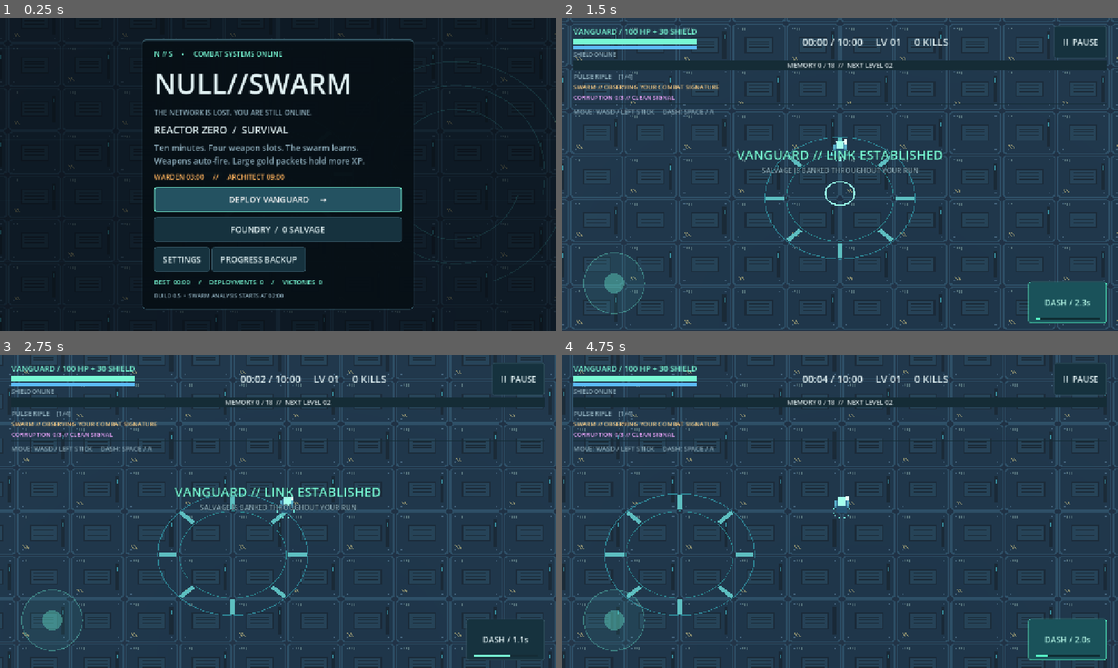
Above: before the commit, frames 1-4 (two rows, left to right).
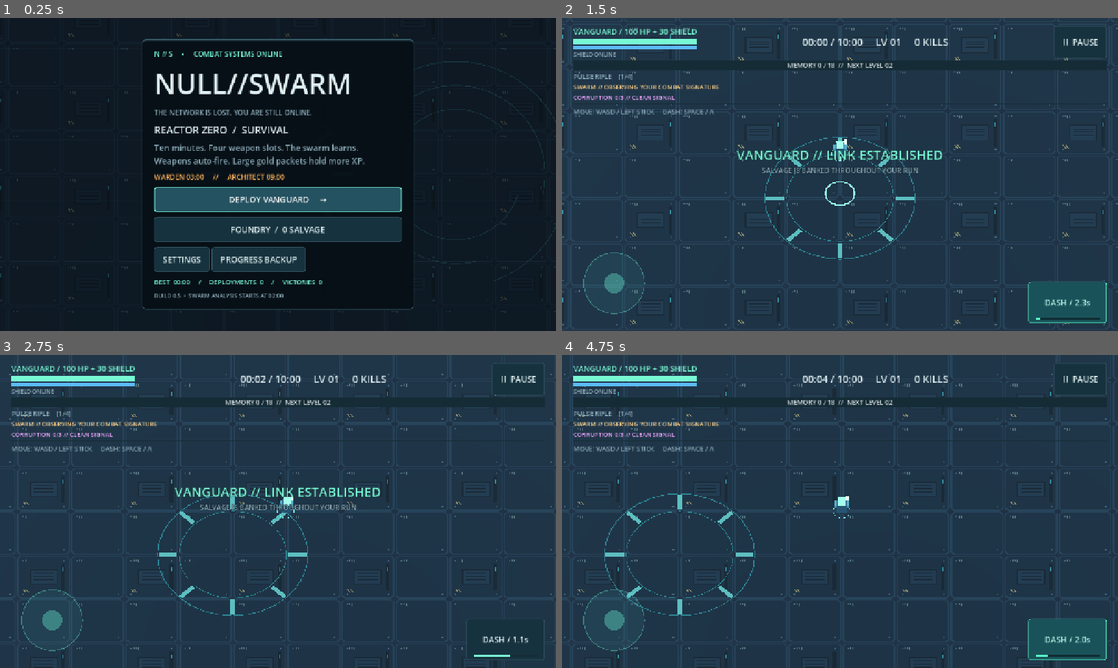
Above: after the commit, the same moments.

Repository: jplopez21-crypto/NULL-SWARM
Game: Godot game, scene res://scenes/main.tscn
Same seed, same stepped clock (60 frames per second), same inputs: the game is played once before the commit and once after it.
Inputs (mouse positions are in pixels of both pictures, inside the frame that each line leads up to):
- Up to frame 1 (0.25 s): no input
- Up to frame 2 (1.5 s): click "DEPLOY VANGUARD →" at 0.5 s; click "DASH / READY" at 1.25 s
- Up to frame 3 (2.75 s): tap Enter at 2 s; move the mouse to (400, 495) at 2.02 s; hold D (move_right) from 2.03 s (still down); hold Space (dash) from 2.03 s (still down); click (400, 495) at 2.17 s
- Up to frame 4 (4.75 s): release D (move_right) at 2.75 s; release Space (dash) at 2.75 s; drag from (728, 527) to (812, 574) at 2.77 s; move the mouse to (895, 442) at 3.52 s; hold D (move_right) 3.53-4.25 s; hold Space (dash) 3.53-4.25 s; click "DASH / READY" at 4.25 s

The runs differ from the first frame. In frame 1, 0.3% of the frame differs, in the area x 0-100%, y 4-98%; in frame 2, 0.6%, in the area x 0-100%, y 3-99%; in frame 3, 0.6%; in frame 4, 0.6%.

Commit message:
Reduce deck pattern density and seam contrast after rendered review

Diff:
--- a/environments/deck_panels.gd
+++ b/environments/deck_panels.gd
@@ -23,18 +23,21 @@
 	var inner: Array[Vector3] = outline(2.31, 0.22, 0.035)
 	for i in range(8):
 		var next: int = (i + 1) % 8
-		quad(tool, outer[i], outer[next], inner[next], inner[i], Color("243640"))
-		triangle(tool, Vector3(0, 0.035, 0), inner[i], inner[next], Color("14232d"))
-	# Recessed service hatch and three wide, low-contrast ventilation slots.
-	rect(tool, Vector2(-1.3, -0.9), Vector2(2.6, 1.8), 0.037, Color("0d1820"))
-	rect(tool, Vector2(-1.18, -0.78), Vector2(2.36, 1.56), 0.039, Color("1c2d36"))
-	for i in range(3):
-		rect(tool, Vector2(-0.9, -0.48 + i * 0.35), Vector2(1.8, 0.12), 0.041, Color("0b161d"))
+		quad(tool, outer[i], outer[next], inner[next], inner[i], Color("1c2d37"))
+		triangle(tool, Vector3(0, 0.035, 0), inner[i], inner[next], Color("12212a"))
+	if key == 1:
+		# Recessed service hatches appear on just one panel in four in the arena.
+		rect(tool, Vector2(-1.3, -0.9), Vector2(2.6, 1.8), 0.037, Color("0d1820"))
+		rect(tool, Vector2(-1.18, -0.78), Vector2(2.36, 1.56), 0.039, Color("182832"))
+		for i in range(3):
+			rect(tool, Vector2(-0.9, -0.48 + i * 0.35), Vector2(1.8, 0.12), 0.041, Color("0b161d"))
 	# Fastener marks stay broad enough to avoid a field of subpixel highlights.
 	for x in [-1.9, 1.9]:
 		for z in [-1.9, 1.9]:
+			if key == 0 and x != z:
+				continue
 			rect(tool, Vector2(x - 0.06, z - 0.06), Vector2(0.12, 0.12), 0.037, Color("394650"))
-	for i in range(3):
+	for i in range(2 if key == 0 else 3):
 		rect(tool, Vector2(-1.7 + i * 0.2, -2.0), Vector2(0.09, 0.22 + i * 0.06), 0.037, Color("48514f"))
 	if key == 1:
 		# A second service layout breaks up repetition without a checkerboard tint.
--- a/environments/reactor_arena.gd
+++ b/environments/reactor_arena.gd
@@ -14,11 +14,12 @@
 		var batch := MultiMesh.new()
 		batch.transform_format = MultiMesh.TRANSFORM_3D
 		batch.mesh = DECK_PANELS.mesh(parity)
-		batch.instance_count = 200
+		batch.instance_count = 300 if parity == 0 else 100
 		var idx: int = 0
 		for x in range(20):
 			for z in range(20):
-				if (x + z) % 2 == parity:
+				var service_panel: bool = x % 2 == 0 and z % 2 == 0
+				if int(service_panel) == parity:
 					batch.set_instance_transform(idx, Transform3D(Basis(), Vector3(x * 5 - 47.5, -0.08, z * 5 - 47.5)))
 					idx += 1
 		instance.multimesh = batch
--- a/tests/run_tests.gd
+++ b/tests/run_tests.gd
@@ -385,7 +385,8 @@
 	check(deck_batches.size() == 2, "arena retains exactly two floor batches")
 	for batch_node in deck_batches:
 		var batch: MultiMeshInstance3D = batch_node
-		check(batch.multimesh.instance_count == 200 and batch.material_override == panels.material() and batch.cast_shadow == GeometryInstance3D.SHADOW_CASTING_SETTING_OFF, "floor batch retains 200 instances, shared material and no shadows")
+		var expected_panels: int = 300 if batch.name == "DeckPanels0" else 100
+		check(batch.multimesh.instance_count == expected_panels and batch.material_override == panels.material() and batch.cast_shadow == GeometryInstance3D.SHADOW_CASTING_SETTING_OFF, "floor batches use three plain panels per service hatch, shared material and no shadows")
 	check(game.arena.find_children("*", "CollisionObject3D", true, false).is_empty(), "decorative deck cannot add collision or obstruct movement")
 	for definition in CombatWorld.DEFINITIONS:
 		check(definition.projectile_hit_radius_squared == pow(definition.radius + 0.2, 2) and definition.player_contact_radius_squared == pow(definition.radius + 0.45, 2), "loaded collision caches retain exact original arithmetic")
Not shown, changed: DEVELOPMENT_STATUS.md
Not shown, changed: TEST_RESULTS.md
Not shown, changed: docs/INDUSTRIAL_DECK.md
